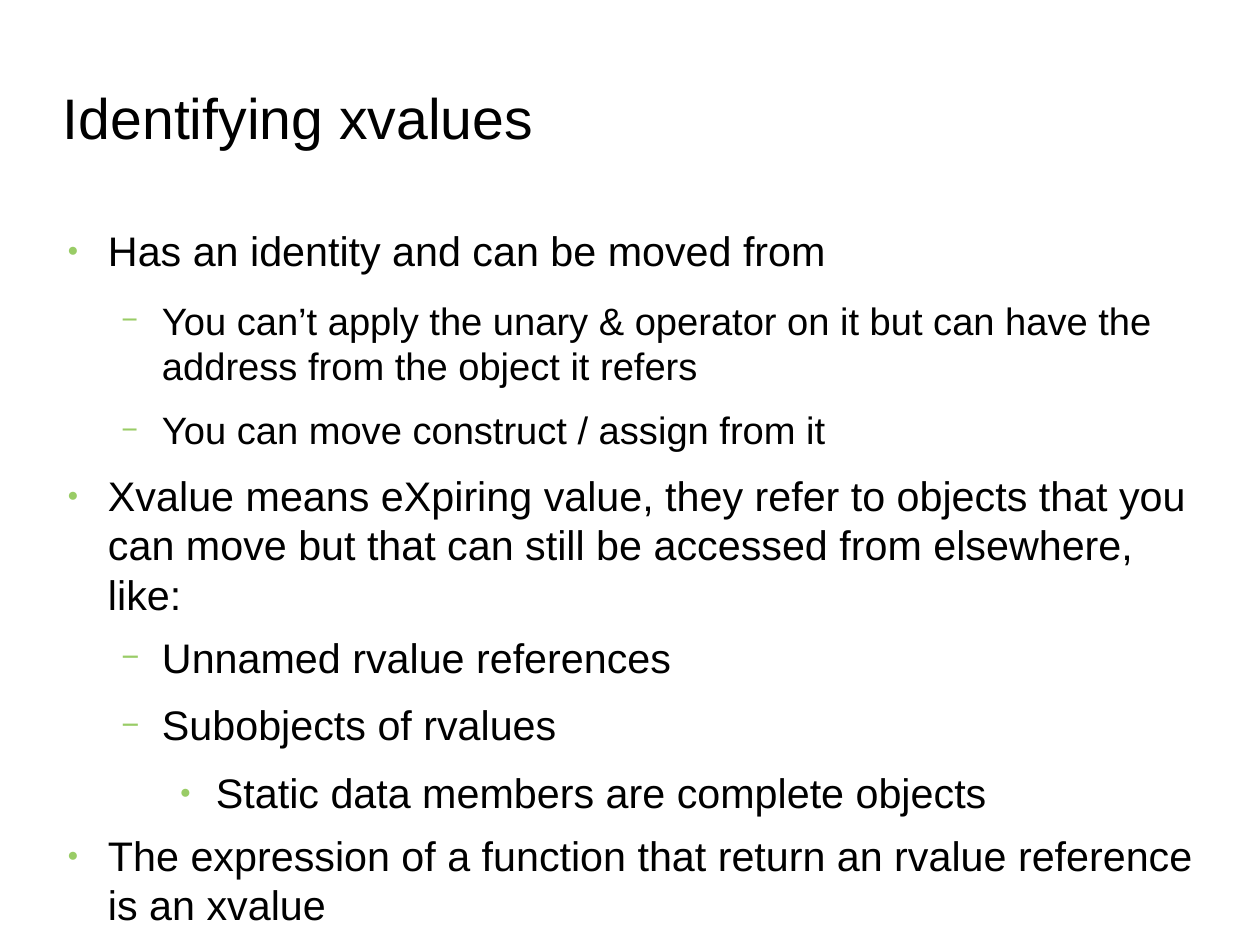
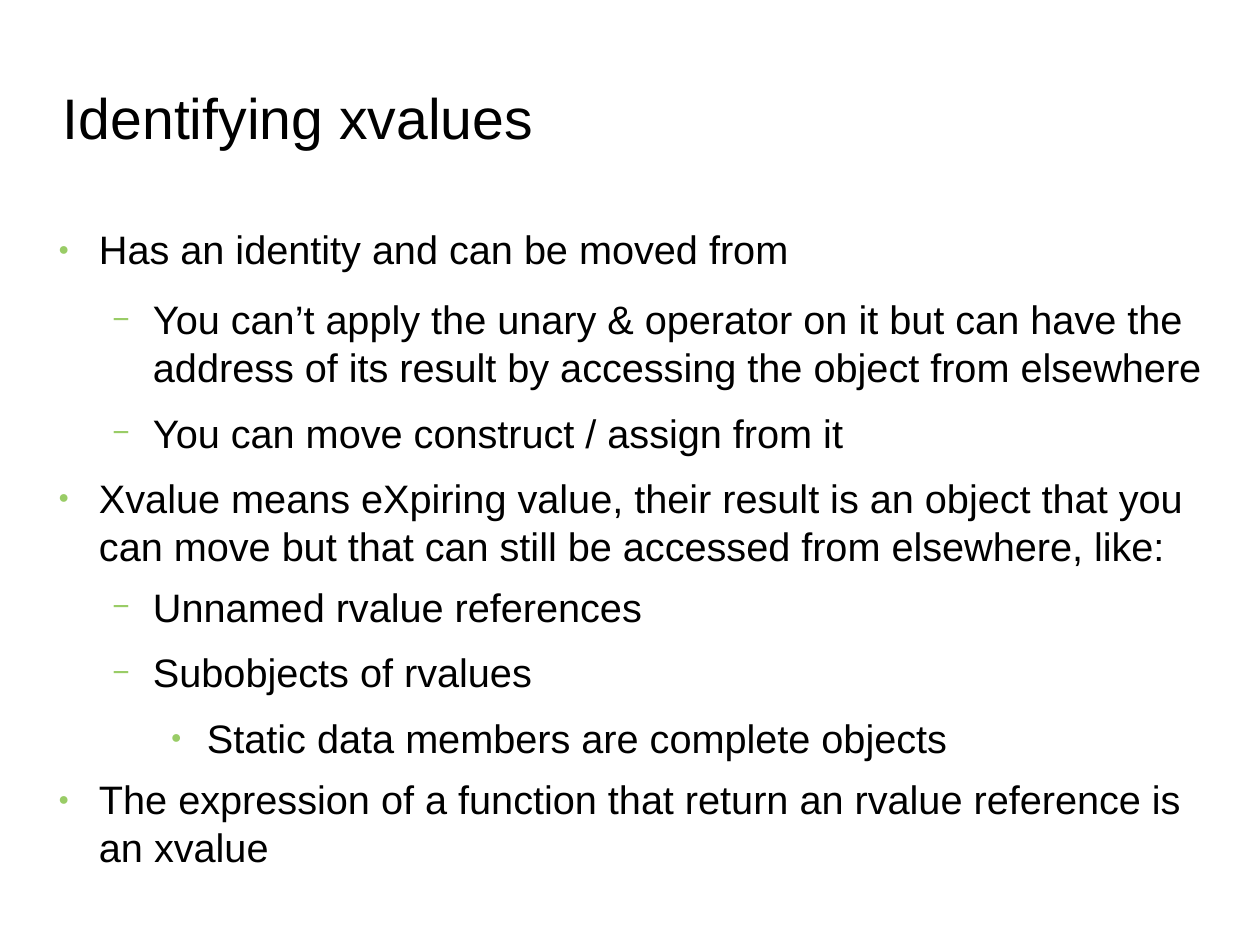
Before and after one commit to FranckRJ/CPP-trainings, a slide deck: slide 11 of traning-move.pt1.odp. Drawn at 1260x945 pixels with LibreOffice and Linux fonts; fonts in the diff are those of the drawing; background and template pictures are left out. Boxes give left, top, right and bottom in pixels: in the first picture for what was removed or moved away, otherwise in the second. Text is boxed around its words. In the diff, an @@ line names an element or a change of style, - is before the commit and + after.

Commit message:
Petit rephrasage de certains trucs avec les expression.

```diff
--- a/traning-move.pt1.odp
+++ b/traning-move.pt1.odp
@@ text "Has an identity and can ...": place and size @@
-text "Has an identity and can ..." at box(108, 236, 1192, 921)
+text "Has an identity and can ..." at box(99, 235, 1202, 863)
@@ text at box(99, 235, 1181, 863): size 26 to 25 pt in "Has an identity and can be moved ...", "Unnamed rvalue references", "Subobjects of rvalues", "Static data members are complete objects" and 1 more places; size 24 to 25 pt in "You can move construct / assign from ..." @@
@@ text at box(153, 305, 1202, 390): text changed; size 24 to 25 pt @@
-  − You can’t apply the unary & operator on it but can have the address from the object it refers
+  − You can’t apply the unary & operator on it but can have the address of its result by accessing the object from elsewhere
@@ text at box(99, 484, 1183, 566): text changed; size 26 to 25 pt @@
-● Xvalue means eXpiring value, they refer to objects that you can move but that can still be accessed from elsewhere, like:
+● Xvalue means eXpiring value, their result is an object that you can move but that can still be accessed from elsewhere, like:
```
Also in this commit, not shown: 4 other slides changed, 1 other file.
